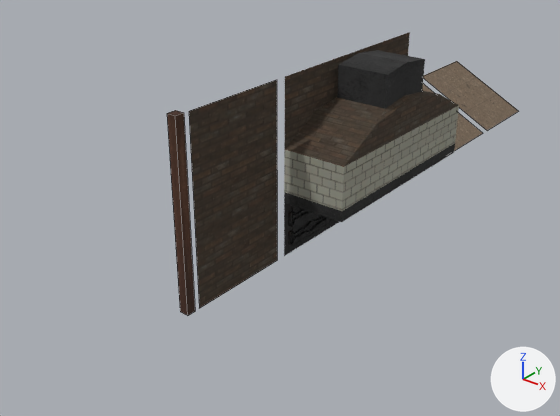
A saved change to the FBX model Unity/Candle_Light/Assets/Models/AssetsCozinha.fbx.
Camera for both pictures: a camera (50 mm lens) standing at (7.65, -7.78, 7.42) and looking at (-1.79, 4.02, 0.1). Arrows for +X, +Y and +Z are at lower right; the lights stay in place. The older version comes first. Mesh edges are drawn as thin lines on the coarser meshes.

In view in the first picture: 'fogao', 'paredeCozinha', 'pilarCozinha', 'tetoIclinado', 'tetoLateralCozinha'.
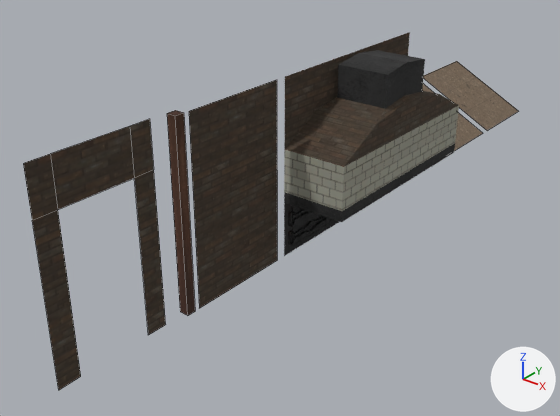
Pixel boxes (x1, y1, x2, y2) of what changed, in the pictures (560 x 416 px):
'paredeCozinhaPorta', added
    after: (23, 119, 166, 390)

The change in detail:
Mesh me_paredecozinha_003 is new.
It has 12 vertices, 5 faces and spans x 0.0, y -2.17..0.0, z 0.0..3.62.
It uses material mat_material_003 (picture img_atlascozinha_png).
Object 'paredeCozinhaPorta' (ob_paredecozinhaporta) is new; it shows me_paredecozinha_003.
Its location is (-0.62, -0.5, 0.0).
